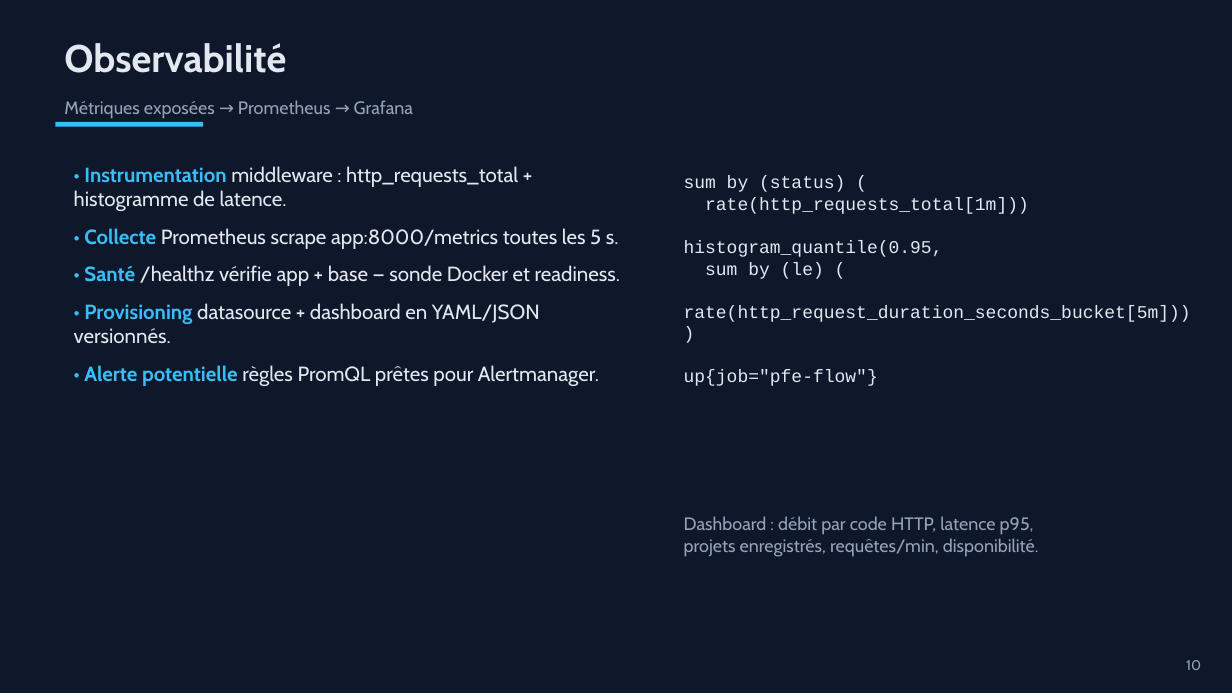
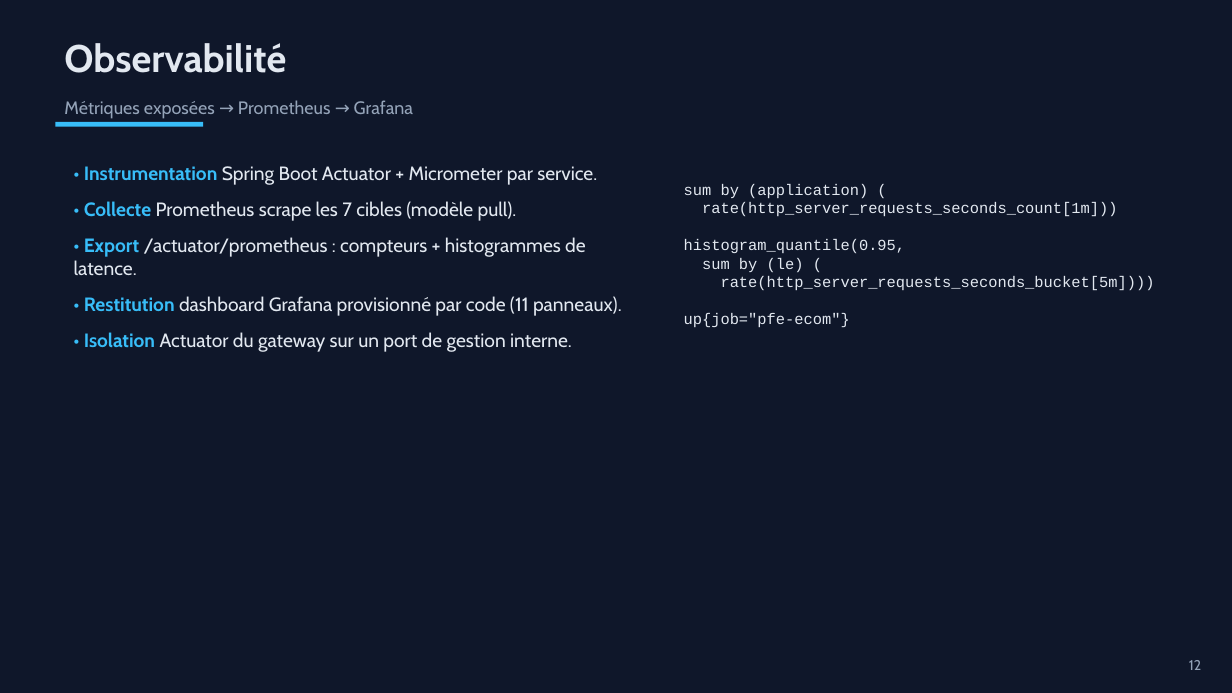
Before and after one commit to Chouaib-Raichy/PFE, a slide deck: slide 13 of soutenance/soutenance.pptx (slide 11 before the commit). Drawn at 1232x693 pixels with LibreOffice and Linux fonts; fonts in the diff are those of the drawing. Boxes give left, top, right and bottom in pixels: in the first picture for what was removed or moved away, otherwise in the second. Text is boxed around its words. In the diff, an @@ line names an element or a change of style, - is before the commit and + after.

```diff
--- a/soutenance/soutenance.pptx
+++ b/soutenance/soutenance.pptx
@@ text at <box>74,166,622,352</box>: text changed; size 16 to 15 pt @@
-• Instrumentation middleware : http_requests_total + histogramme de latence.
-• Collecte Prometheus scrape app:8000/metrics toutes les 5 s.
-• Santé /healthz vérifie app + base — sonde Docker et readiness.
-• Provisioning datasource + dashboard en YAML/JSON versionnés.
-• Alerte potentielle règles PromQL prêtes pour Alertmanager.
+• Instrumentation Spring Boot Actuator + Micrometer par service.
+• Collecte Prometheus scrape les 7 cibles (modèle pull).
+• Export /actuator/prometheus : compteurs + histogrammes de latence.
+• Restitution dashboard Grafana provisionné par code (11 panneaux).
+• Isolation Actuator du gateway sur un port de gestion interne.
@@ text at <box>684,184,1155,327</box>: text changed; size 14 to 12 pt @@
-sum by (status) (
-rate(http_requests_total[1m]))
-histogram_quantile(0.95,
-sum by (le) (
-rate(http_request_duration_seconds_bucket[5m])))
-up{job="pfe-flow"}
+sum by (application) (
+rate(http_server_requests_seconds_count[1m]))
+histogram_quantile(0.95,
+sum by (le) (
+rate(http_server_requests_seconds_bucket[5m])))
+up{job="pfe-ecom"}
@@ text removed at <box>684,516,1039,557</box> @@
-Dashboard : débit par code HTTP, latence p95,
-projets enregistrés, requêtes/min, disponibilité.
@@ text at <box>1189,660,1201,670</box>: text changed @@
-10
+12
```
Also in this commit, not shown: 6 other slides changed, 11 slides added, 9 slides removed, 4 other files.
